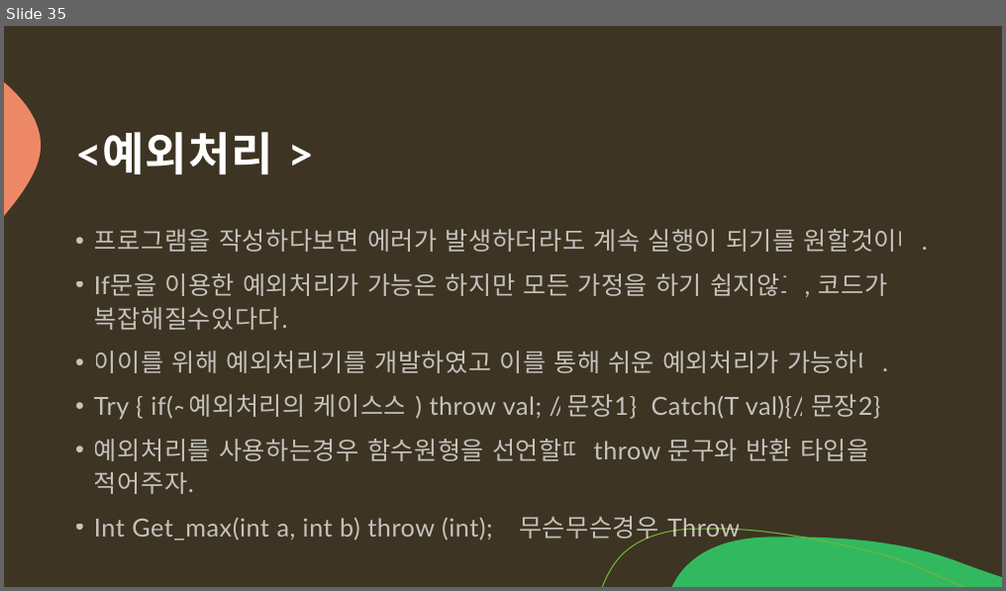
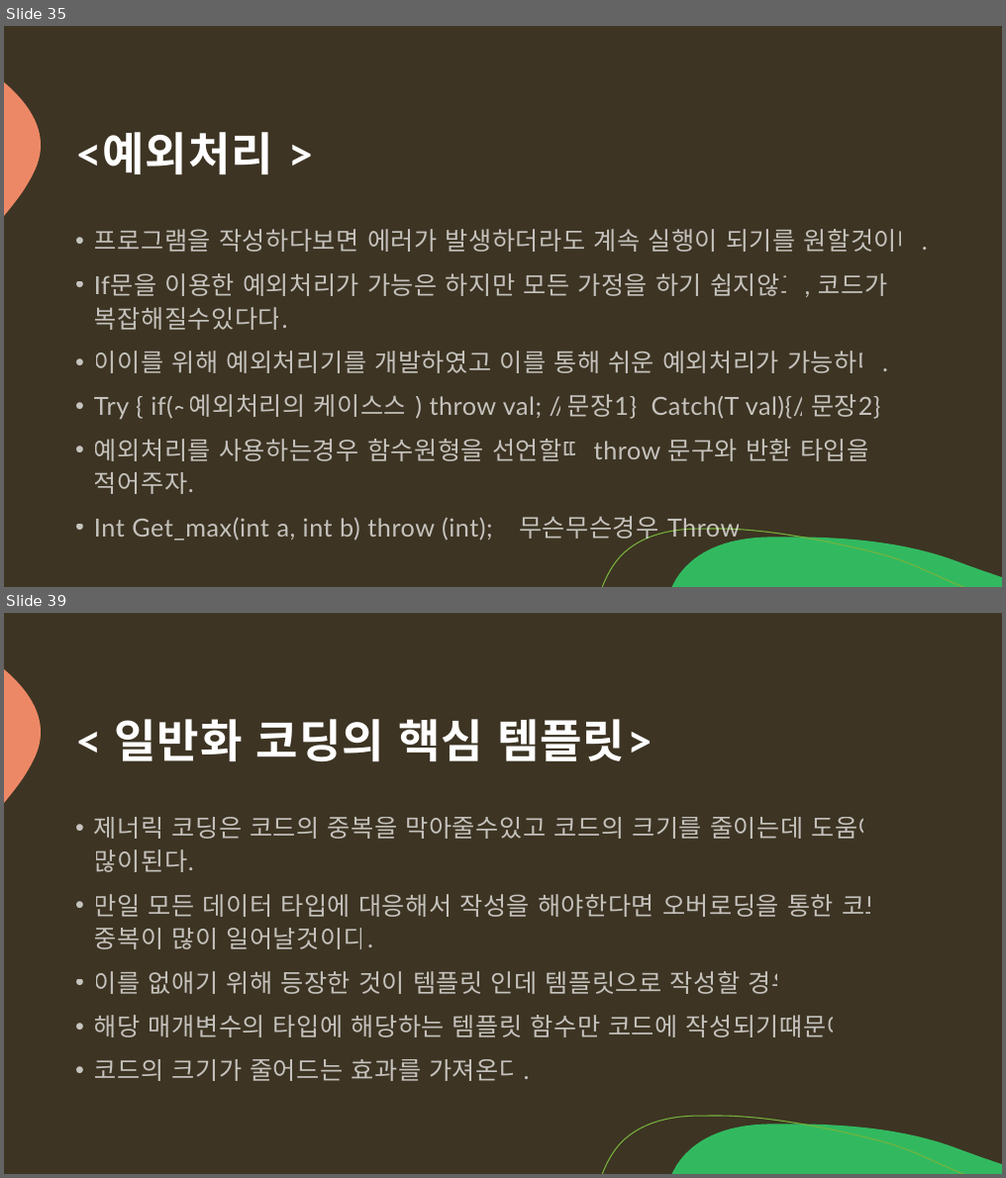
Before and after one commit to arkchimy/_Algorithm, a slide deck: 전공지식/C언어의 기초/C언어 기초지식.pptx. Shown one above the other, each under a label of ours: slide 35 before the commit, slides 35 and 39 after it; the slides between them are not shown. The pictures are 1006x591 and 1006x1178 pixels, drawn with LibreOffice and Linux fonts; fonts in the diff are those of the drawing. Boxes give left, top, right and bottom in pixels: in the first picture for what was removed or moved away, otherwise in the second. Text is boxed around its words. In the diff, an @@ line names an element or a change of style, - is before the commit and + after.

```diff
--- a/전공지식/C언어의 기초/C언어 기초지식.pptx
+++ b/전공지식/C언어의 기초/C언어 기초지식.pptx
@@ slide 39 added at (4,613,1002,1174), background #3D3423; not listed: 3 template elements that a slide beside it also shows @@
@@ title added at (115,719,652,761), 44 pt, text #FFFFFF, bold @@
+< 일반화 코딩의 핵심 템플릿>
@@ text added at (94,817,888,1081), 24 pt, text #FFFFFF at 70% opacity @@
+• 제너릭 코딩은 코드의 중복을 막아줄수있고 코드의 크기를 줄이는데 도움이 많이된다.
+• 만일 모든 데이터 타입에 대응해서 작성을 해야한다면 오버로딩을 통한 코드 중복이 많이 일어날것이다.
+• 이를 없애기 위해 등장한 것이 템플릿 인데 템플릿으로 작성할 경우
+• 해당 매개변수의 타입에 해당하는 템플릿 함수만 코드에 작성되기떄문에
+• 코드의 크기가 줄어드는 효과를 가져온다.
```
Also in this commit, not shown: 5 other slides added.
